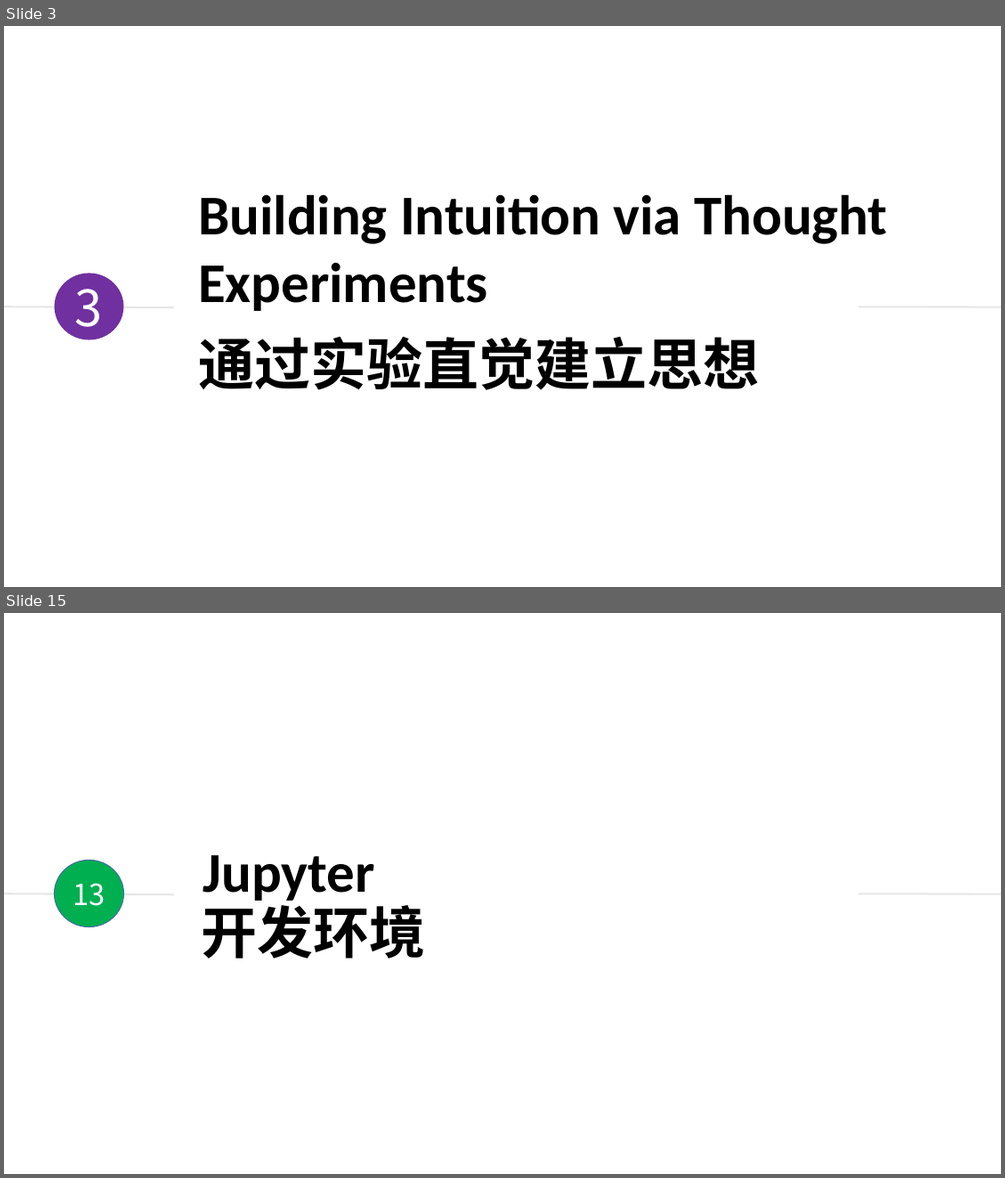
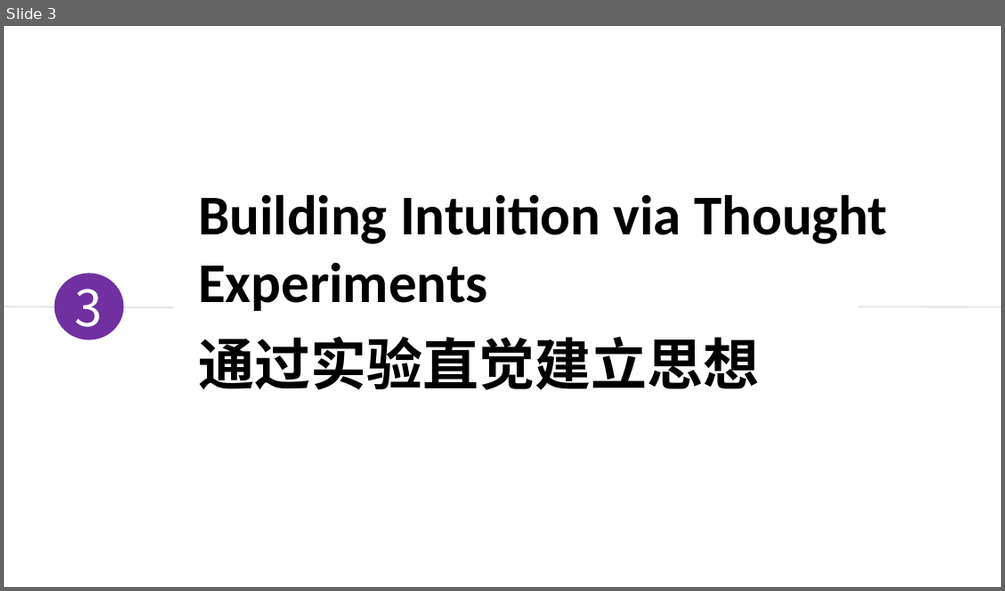
Before and after one commit to duyongquan/LTSLAM, a slide deck: docs/pptx/VINS/08-VINS-前端和特征点管理.pptx. Shown one above the other, each under a label of ours: slides 3 and 15 before the commit, slide 3 after it; the slides between them are not shown. The pictures are 1005x1178 and 1005x591 pixels, drawn with LibreOffice and Linux fonts; fonts in the diff are those of the drawing. Boxes give left, top, right and bottom in pixels: in the first picture for what was removed or moved away, otherwise in the second. Text is boxed around its words. In the diff, an @@ line names an element or a change of style, - is before the commit and + after.

```diff
--- a/docs/pptx/VINS/08-VINS-前端和特征点管理.pptx
+++ b/docs/pptx/VINS/08-VINS-前端和特征点管理.pptx
@@ slide 15 removed at [4,613,1001,1174], background #FFFFFF @@
@@ ellipse removed at [54,860,123,926] @@
-13
@@ text removed at [202,855,374,906] @@
-Jupyter
@@ line removed from (4, 893) to (174, 895) @@
@@ text removed at [202,897,426,958] @@
-开发环境
@@ line removed from (858, 893) to (1001, 894) @@
```
Also in this commit, not shown: 3 slides added, 24 other slides removed, 5 other files.
